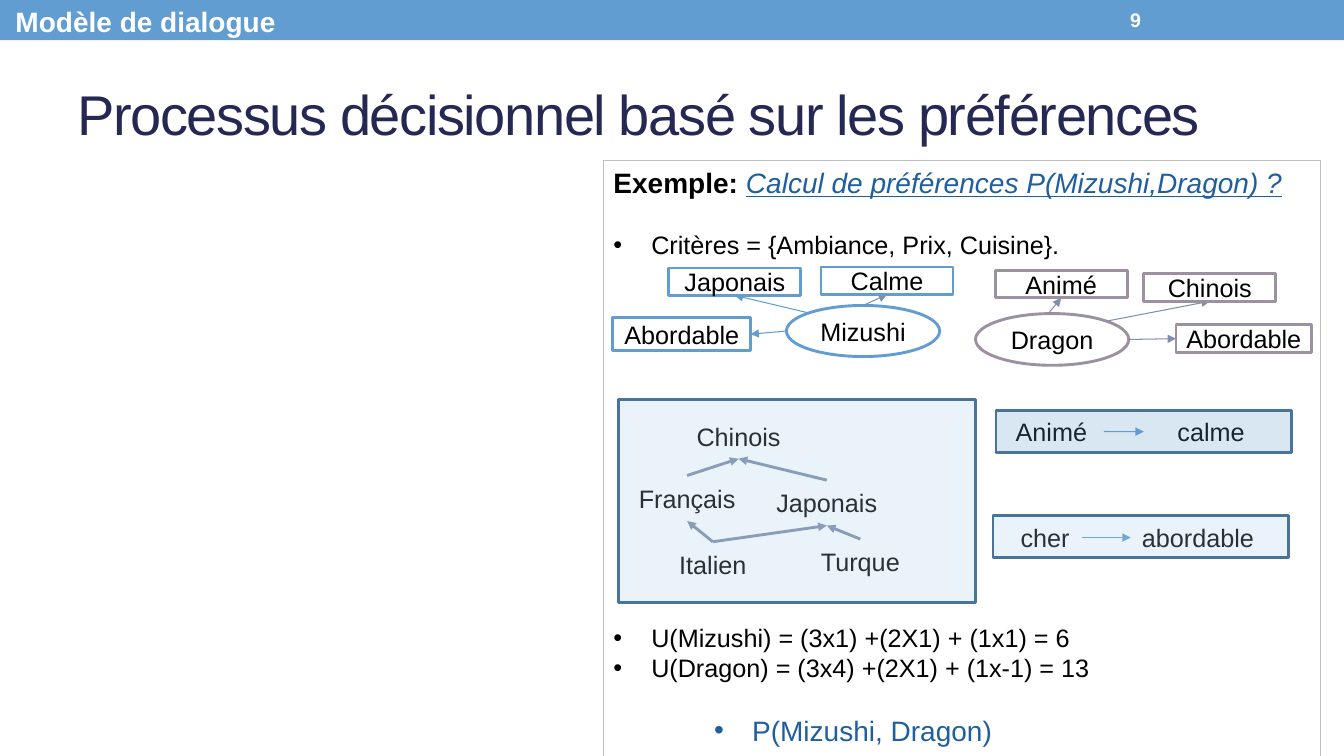
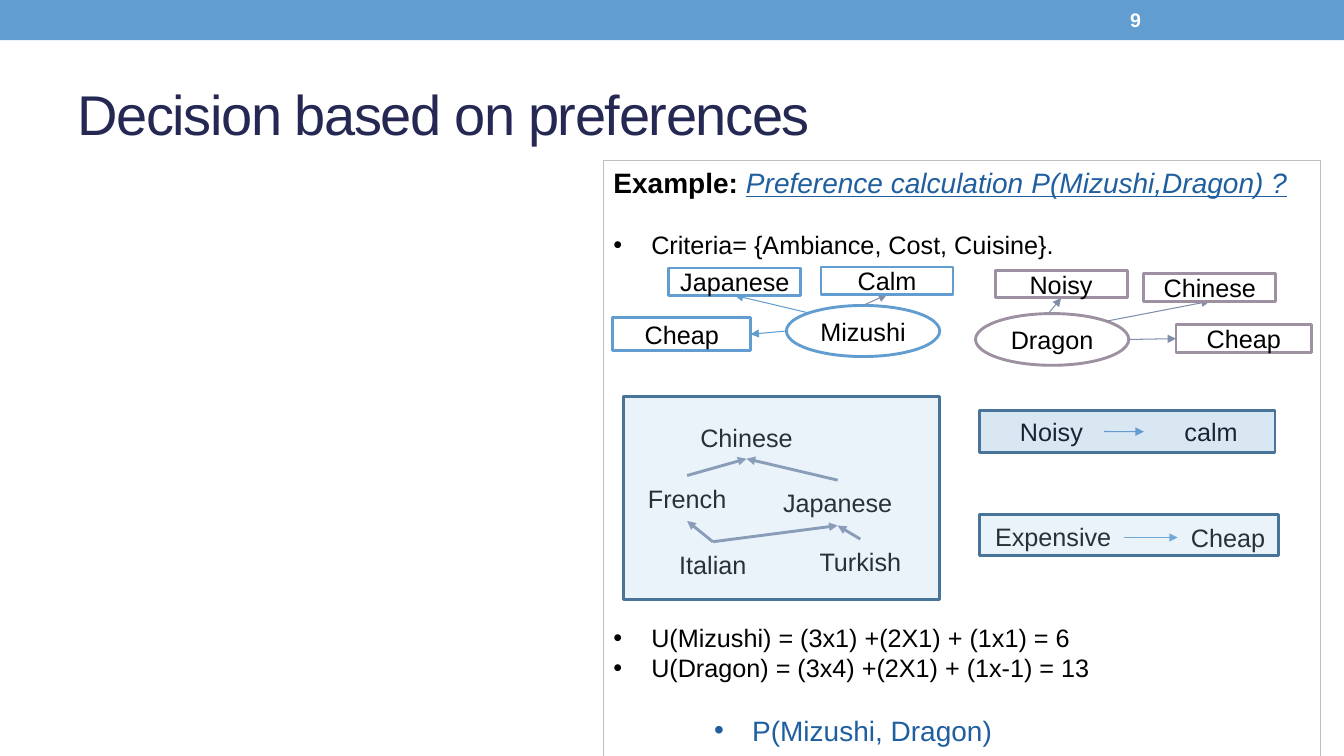
Before and after one commit to Olydia/Discolog, a slide deck: slide 9 of papers/Presentations/WACAI_EN.pptx. Drawn at 1344x756 pixels with LibreOffice and Linux fonts; fonts in the diff are those of the drawing; grey boxes stand for pictures. Boxes give left, top, right and bottom in pixels: in the first picture for what was removed or moved away, otherwise in the second. Text is boxed around its words. In the diff, an @@ line names an element or a change of style, - is before the commit and + after.

```diff
--- a/papers/Presentations/WACAI_EN.pptx
+++ b/papers/Presentations/WACAI_EN.pptx
@@ text removed at (15, 11, 275, 38) @@
-Modèle de dialogue
@@ title at (77, 94, 810, 145): text changed @@
-Processus décisionnel basé sur les préférences
+Decision based on preferences
@@ text in rectangle at (613, 172, 1263, 260): text changed @@
-Exemple: Calcul de préférences P(Mizushi,Dragon) ?
-• Critères = {Ambiance, Prix, Cuisine}.
+Example: Preference calculation P(Mizushi,Dragon) ?
+• Criteria= {Ambiance, Cost, Cuisine}.
@@ text in rectangle at (680, 273, 789, 297): text changed @@
-Japonais
+Japanese
@@ text in rectangle at (858, 271, 917, 296): text changed @@
-Calme
+Calm
@@ text in rectangle at (1030, 275, 1093, 299): text changed @@
-Animé
+Noisy
@@ text in rectangle at (1164, 278, 1256, 303): text changed @@
-Chinois
+Chinese
@@ text in rectangle at (645, 325, 719, 350): text changed @@
-Abordable
+Cheap
@@ text in rectangle at (1207, 329, 1281, 354): text changed @@
-Abordable
+Cheap
@@ rectangle: place and size @@
-rectangle at (618, 400, 975, 603)
+rectangle at (624, 397, 940, 600)
@@ rectangle: place and size @@
-rectangle at (996, 410, 1292, 452)
+rectangle at (980, 411, 1275, 453)
@@ text at (700, 428, 792, 448): text changed @@
-Chinois
+Chinese
@@ text at (1020, 422, 1083, 447): text changed @@
-Animé
+Noisy
@@ text in rectangle at (1184, 422, 1237, 442): text changed @@
-calme
+calm
@@ arrow moved from (688, 476) - (739, 459) to (688, 476) - (747, 459) @@
@@ arrow moved from (827, 480) - (739, 459) to (838, 480) - (747, 459) @@
@@ text at (648, 489, 726, 509): text changed @@
-Français
+French
@@ text at (783, 494, 892, 518): text changed @@
-Japonais
+Japanese
@@ arrow moved from (713, 541) - (827, 525) to (713, 541) - (838, 525) @@
@@ arrow moved from (861, 539) - (827, 525) to (861, 539) - (838, 525) @@
@@ rectangle: place and size @@
-rectangle at (993, 516, 1289, 558)
+rectangle at (980, 514, 1279, 556)
@@ rectangle "Expensive": place and size @@
-rectangle "Expensive" at (1008, 523, 1082, 553)
+rectangle "Expensive" at (980, 521, 1128, 553)
@@ text in rectangle at (995, 527, 1111, 552): text changed @@
-cher
+Expensive
@@ arrow moved from (1082, 537) - (1131, 537) to (1124, 537) - (1178, 537) @@
@@ rectangle "Cheap": place and size @@
-rectangle "Cheap" at (1131, 523, 1265, 553)
+rectangle "Cheap" at (1162, 523, 1296, 553)
@@ text in rectangle at (1191, 528, 1265, 553): text changed @@
-abordable
+Cheap
@@ text at (679, 555, 746, 575): text changed @@
-Italien
+Italian
@@ text at (820, 552, 902, 572): text changed @@
-Turque
+Turkish
```
Also in this commit, not shown: 14 other slides changed, 2 slides added, 4 slides removed, 4 other files.
